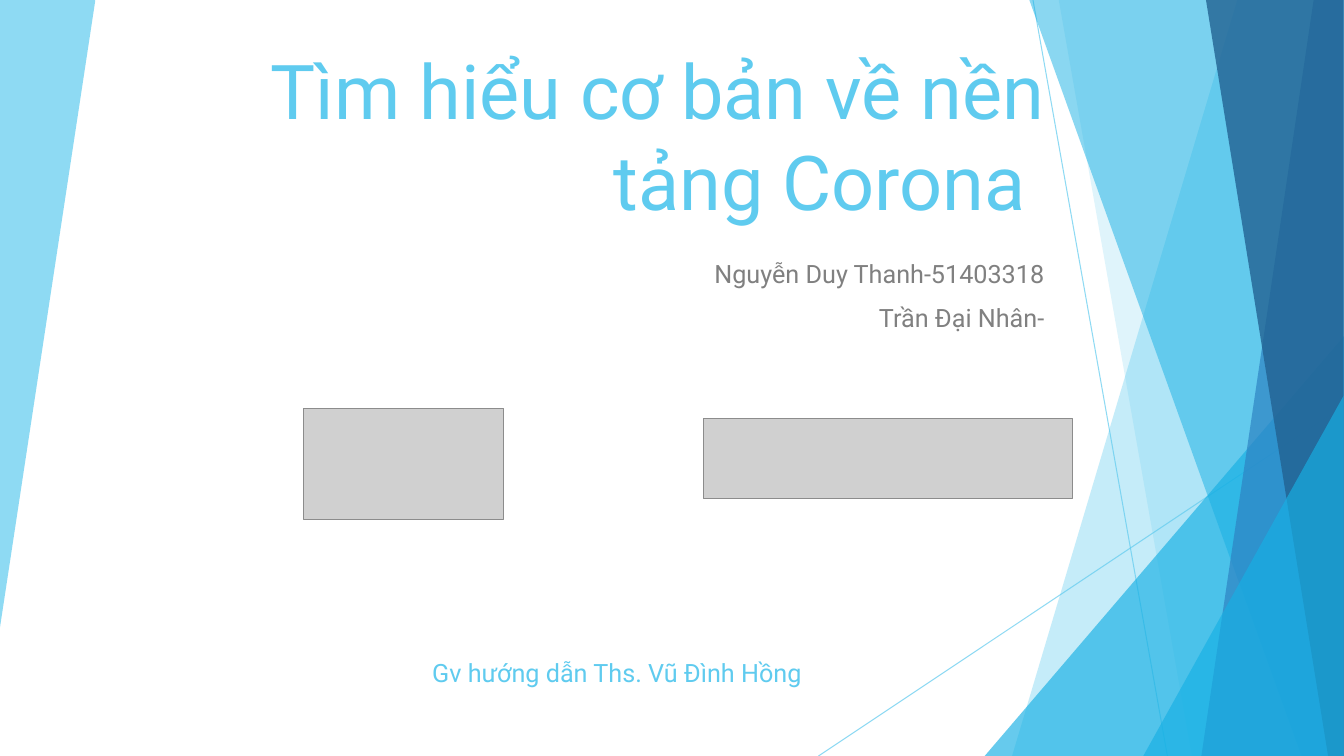
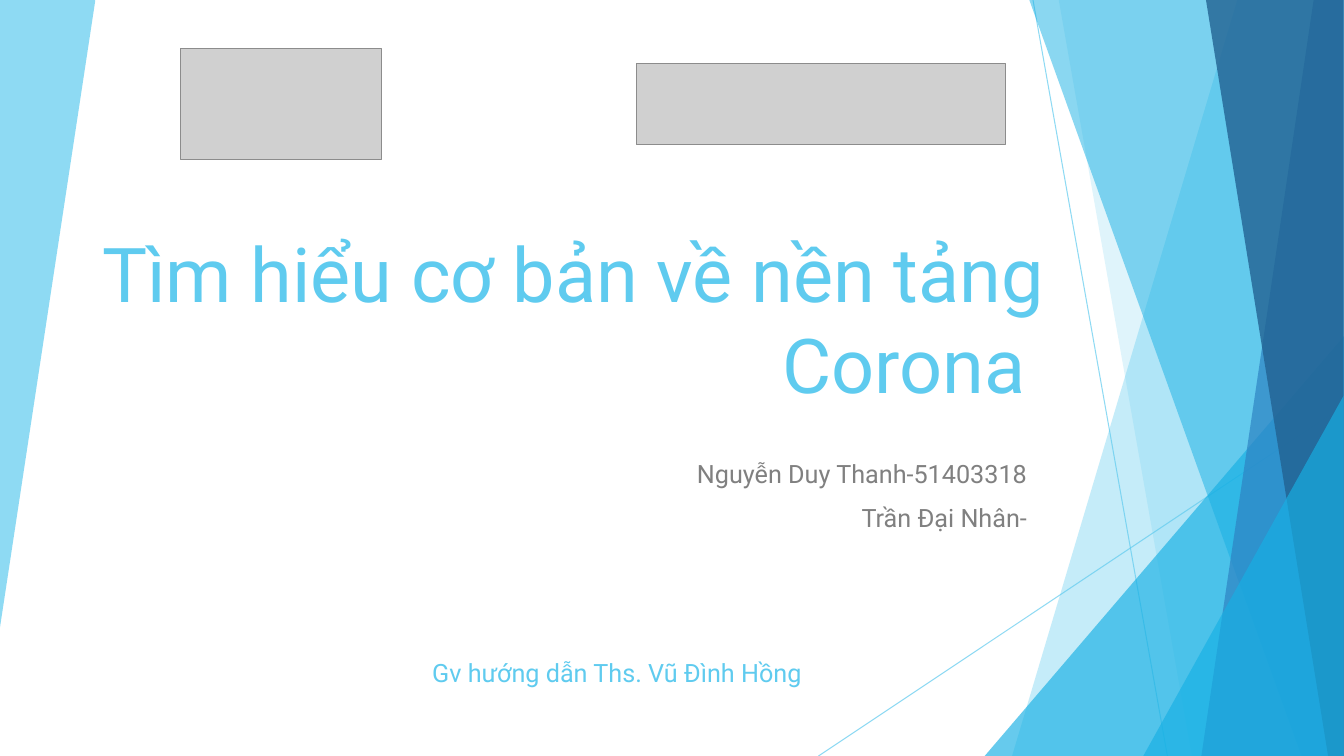
Before and after one commit to ndthanhdev/TDT-Spring-2017, a slide deck: slide 1 of Corona/Presentation1.pptx. Drawn at 1344x756 pixels with LibreOffice and Linux fonts; fonts in the diff are those of the drawing; grey boxes stand for pictures. Boxes give left, top, right and bottom in pixels: in the first picture for what was removed or moved away, otherwise in the second. Text is boxed around its words. In the diff, an @@ line names an element or a change of style, - is before the commit and + after.

```diff
--- a/Corona/Presentation1.pptx
+++ b/Corona/Presentation1.pptx
@@ picture: place and size @@
-picture at <box>303,408,504,519</box>
+picture at <box>181,48,382,159</box>
@@ picture: place and size @@
-picture at <box>704,418,1073,499</box>
+picture at <box>636,64,1005,144</box>
@@ title "Tìm hiểu cơ bản về ..." rewrapped from <box>271,51,1044,226</box> to <box>102,238,1044,394</box> @@
@@ subtitle "Nguyễn Duy Thanh-51403318": place and size @@
-subtitle "Nguyễn Duy Thanh-51403318" at <box>714,262,1045,331</box>
+subtitle "Nguyễn Duy Thanh-51403318" at <box>697,462,1027,531</box>
```
Also in this commit, not shown: 11 slides added, 1 other file.
